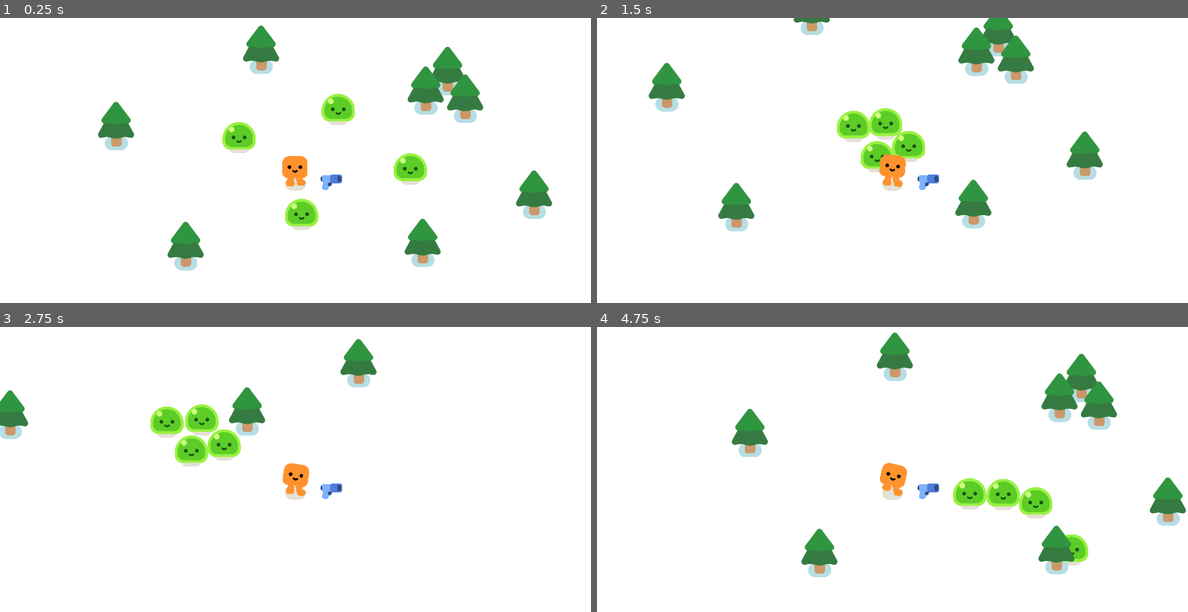
Above: before the commit, frames 1-4 (two rows, left to right).
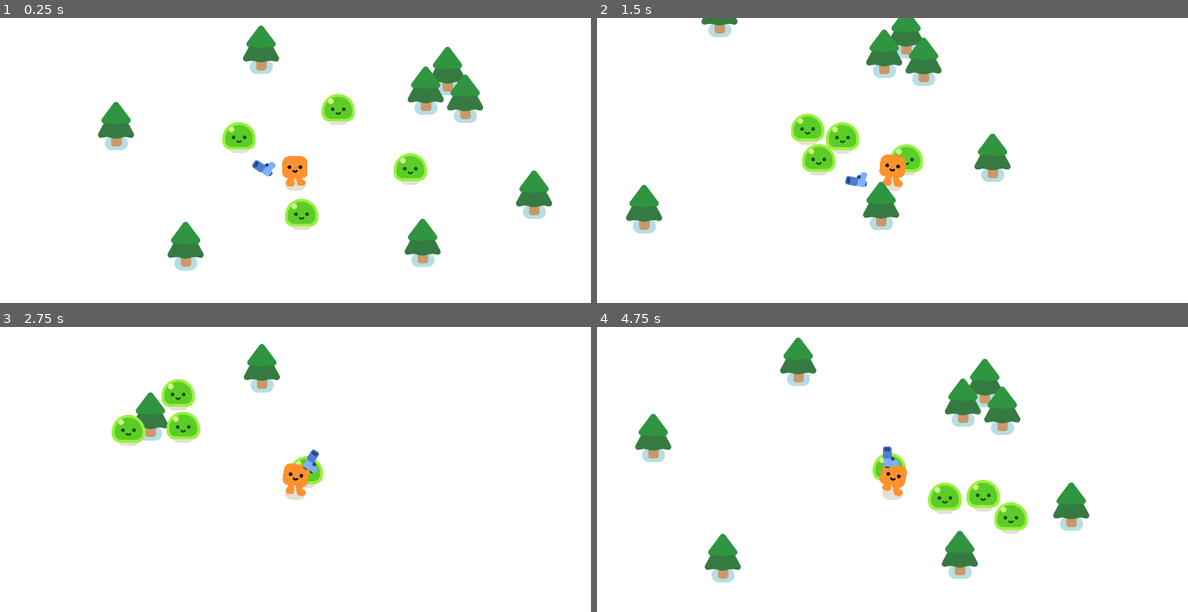
Above: after the commit, the same moments.

Repository: ishxa10/FinalProject
Game: Godot game, scene res://survivors_game.tscn
Same seed, same stepped clock (60 frames per second), same inputs: the game is played once before the commit and once after it.
Inputs:
- Up to frame 1 (0.25 s): no input
- Up to frame 2 (1.5 s): hold D (move_right) 0.53-1.28 s; hold S (move_down) from 1.28 s (still down)
- Up to frame 3 (2.75 s): release S (move_down) at 2.03 s; hold D (move_right) from 2.03 s (still down)
- Up to frame 4 (4.75 s): release D (move_right) at 2.78 s; hold W (move_up) 2.78-3.53 s; hold A (move_left) from 3.53 s (still down)

The runs differ from the first frame. In frame 1, 0.3% of the frame differs, in the area x 42-58%, y 49-61%; in frame 2, 12%; in frame 3, 6.4%; in frame 4, 13%, in the area x 6-100%, y 1-90%.

Commit message:
Make the Gun Detect Aim at Enemies

Diff:
--- /dev/null
+++ b/gun.gd
@@ -0,0 +1,8 @@
+extends Area2D
+
+
+func _physics_process(delta):
+	var enemies_in_range = get_overlapping_bodies()
+	if enemies_in_range.size() > 0:
+		var target_enemy = enemies_in_range.front()
+		look_at(target_enemy.global_position)
--- a/gun.tscn
+++ b/gun.tscn
@@ -1,11 +1,15 @@
-[gd_scene load_steps=3 format=3 uid="uid://8gw4nvvjp4ke"]
+[gd_scene load_steps=4 format=3 uid="uid://e46agbm2wuse"]
 
+[ext_resource type="Script" path="res://gun.gd" id="1_350un"]
 [ext_resource type="Texture2D" uid="uid://cswb5do8rrj7q" path="res://pistol/pistol.png" id="1_helyn"]
 
 [sub_resource type="CircleShape2D" id="CircleShape2D_582le"]
 radius = 273.002
 
 [node name="Gun" type="Area2D"]
+collision_layer = 0
+collision_mask = 2
+script = ExtResource("1_350un")
 
 [node name="CollisionShape2D" type="CollisionShape2D" parent="."]
 position = Vector2(2, -3)
--- a/mob.tscn
+++ b/mob.tscn
@@ -7,6 +7,8 @@
 radius = 52.0384
 
 [node name="Mob" type="CharacterBody2D"]
+collision_layer = 2
+collision_mask = 3
 script = ExtResource("1_m3x7o")
 
 [node name="Slime" parent="." instance=ExtResource("2_pyq73")]
Not shown: 1 places in player.tscn that only renumber resources
